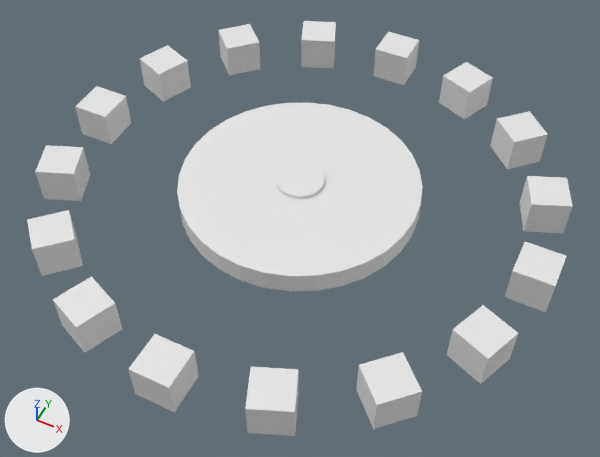
Renders of the Blender file version 1.blend from each side of a commit.
One viewpoint serves both versions: a 50 mm lens placed at (108.0, -216.0, 260.0), pointed at (5.0, -10.0, 3.0). The lights are fixed; the arrows at lower left show +X, +Y and +Z.

The older version as bpy lines, for what is in view:
```python
me_cube_001 = bpy.data.meshes.new('Cube.001')
me_cube_001.from_pydata(...)  # a box spanning x 91.7..107.7, y -10.0..6.0, z 7.1..23.1
me_cylinder = bpy.data.meshes.new('Cylinder')
me_cylinder.from_pydata(...)  # 64 vertices, 34 faces; spans x -1.0..1.0, y -1.0..1.0, z -1.04..1.02
me_cylinder_003 = bpy.data.meshes.new('Cylinder.003')
me_cylinder_003.from_pydata(...)  # a 32-sided cylinder along z spanning x -10.0..10.0, y -10.0..10.0, z -6.0..6.0
ob_cube = bpy.data.objects.new('Cube', me_cube_001)
ob_cube.location = (0.0, 0.0, 0.0)
_m = ob_cube.modifiers.new('Array', 'ARRAY')
_m.count = 16
_m.use_relative_offset = False
_m.relative_offset_displace = (0.0, 0.0, 0.0)
_m.use_object_offset = True
_m.offset_object = ob_空物体
ob_cylinder = bpy.data.objects.new('Cylinder', me_cylinder)
ob_cylinder.location = (0.0, 0.0, 15.0)
ob_cylinder.rotation_euler = (0.0, 0.0, 0.0422)  # degrees (0, 0, 2.4)
ob_cylinder.scale = (49.9, 49.9, 4.57)
ob_cylinder_002 = bpy.data.objects.new('Cylinder.002', me_cylinder_003)
ob_cylinder_002.location = (0.0, 0.0, 15.0)
```
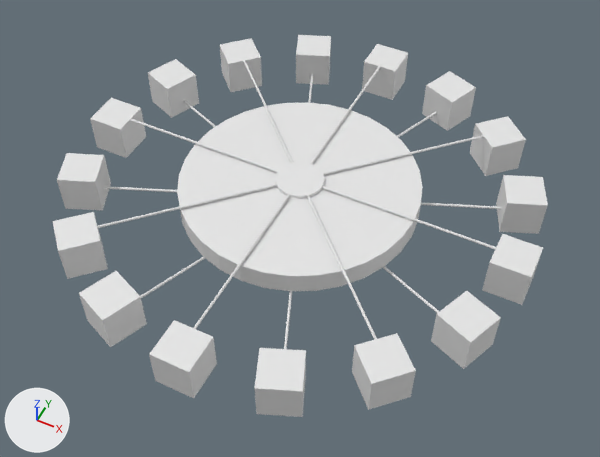
Patch to the scene script:
```diff
--- a/version 1.blend.py
+++ b/version 1.blend.py
@@ me_cube_001 @@
 me_cube_001.from_pydata(...)  # 8 vertices, 6 faces; spans x 91.7..107.7, y -10.0..6.0, z 7.1..23.1
 # used by ob_cube; location = (0.0, 0.0, 0.0)
+# me_cube_001 part 1: the whole mesh is scaled about its middle by (1, 1, 1.06), then moved by (-9.0, 1.9, -2.6)
@@ me_柱体_007 @@
+me_柱体_007.from_pydata(...)  # 64 vertices, 34 faces; spans x -1.0..1.0, y -1.0..1.0, z -100.0..100.0
@@ me_柱体_005 @@
+me_柱体_005.from_pydata(...)  # 64 vertices, 34 faces; spans x -1.0..1.0, y -1.0..1.0, z -88.0..88.0
@@ ob_柱体_007 @@
+ob_柱体_007 = bpy.data.objects.new('柱体.007', me_柱体_007)
+ob_柱体_007.location = (0.0, 0.0, 9.8)
+ob_柱体_007.rotation_euler = (0.393, 1.571, 0.0)  # degrees (23, 90, 0)
+ob_柱体_007.scale = (0.525, 0.525, 0.85)
@@ ob_柱体_006 @@
+ob_柱体_006 = bpy.data.objects.new('柱体.006', me_柱体_007.copy())
+ob_柱体_006.location = (0.0, 0.0, 9.8)
+ob_柱体_006.rotation_euler = (1.964, 1.571, 0.0)  # degrees (113, 90, 0)
+ob_柱体_006.scale = (0.525, 0.525, 0.85)
@@ ob_柱体_005 @@
+ob_柱体_005 = bpy.data.objects.new('柱体.005', me_柱体_005)
+ob_柱体_005.location = (0.0, 0.0, 9.8)
+ob_柱体_005.rotation_euler = (2.749, 1.571, 0.0)  # degrees (158, 90, 0)
+ob_柱体_005.scale = (0.525, 0.525, 0.971)
@@ ob_柱体_004 @@
+ob_柱体_004 = bpy.data.objects.new('柱体.004', me_柱体_007.copy())
+ob_柱体_004.location = (0.0, 0.0, 9.8)
+ob_柱体_004.rotation_euler = (1.178, 1.571, 0.0)  # degrees (67, 90, 0)
+ob_柱体_004.scale = (0.525, 0.525, 0.85)
@@ ob_柱体_003 @@
+ob_柱体_003 = bpy.data.objects.new('柱体.003', me_柱体_007.copy())
+ob_柱体_003.location = (0.0, 0.0, 20.5)
+ob_柱体_003.rotation_euler = (1.571, 0.0, 0.0)  # degrees (90, 0, 0)
+ob_柱体_003.scale = (0.525, 0.525, 0.85)
@@ ob_柱体_002 @@
+ob_柱体_002 = bpy.data.objects.new('柱体.002', me_柱体_005.copy())
+ob_柱体_002.location = (0.0, 0.0, 20.5)
+ob_柱体_002.rotation_euler = (0.785, 1.571, 0.0)  # degrees (45, 90, 0)
+ob_柱体_002.scale = (0.525, 0.525, 0.971)
@@ ob_柱体_001 @@
+ob_柱体_001 = bpy.data.objects.new('柱体.001', me_柱体_007.copy())
+ob_柱体_001.location = (0.0, 0.0, 20.5)
+ob_柱体_001.rotation_euler = (2.356, 1.571, 0.0)  # degrees (135, 90, 0)
+ob_柱体_001.scale = (0.525, 0.525, 0.85)
@@ ob_柱体 @@
+ob_柱体 = bpy.data.objects.new('柱体', me_柱体_007.copy())
+ob_柱体.location = (0.0, 0.0, 20.5)
+ob_柱体.rotation_euler = (0.0, 1.571, 0.0)  # degrees (0, 90, 0)
+ob_柱体.scale = (0.525, 0.525, 0.85)
```

Pixel boxes (x1, y1, x2, y2) of what changed, in the pictures (600 x 457 px):
'Cube', mesh rescaled (9% narrower, 8% shorter): before (27, 21, 573, 436); after (53, 35, 548, 417)
'柱体.001', added: after (91, 134, 488, 228)
'柱体', added: after (127, 117, 502, 250)
'柱体.003', added: after (191, 66, 380, 332)
'柱体.002', added: after (243, 58, 379, 344)
'柱体.005', added: after (104, 186, 501, 209)
'柱体.006', added: after (140, 112, 437, 298)
'柱体.007', added: after (183, 100, 440, 313)
'柱体.004', added: after (284, 74, 313, 349)
